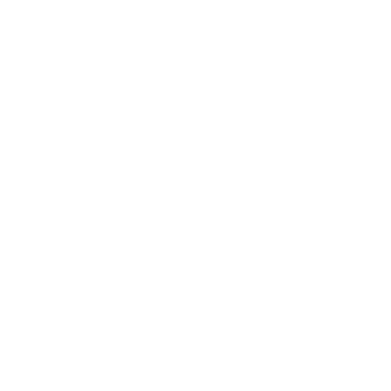
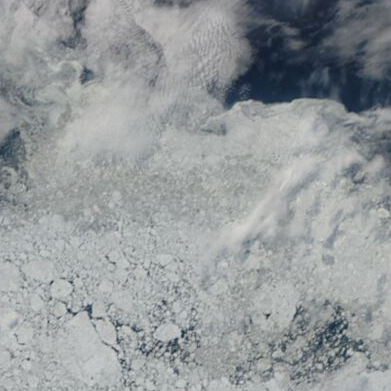
Layered file, before and after one edit (391 x 391). Changes by layer:
added layer "192_bering_strait_100km_20200628.terra.truecolor.250m" above "landfast ice" over [0, 0, 391, 391]
